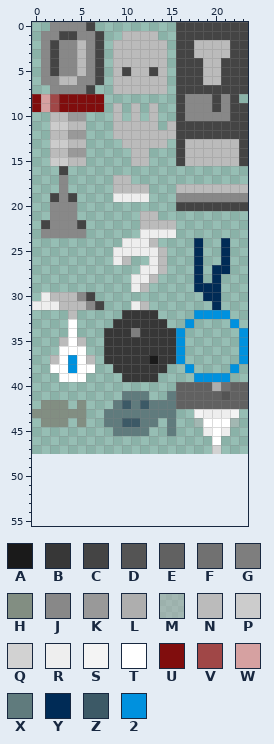
Pixel-art sprite: assets/img/objects.png. Above is the file before it was changed.
The file is 24x48 pixels. Pixels under 10% opacity are left out. Colours within 5 levels of each other are drawn and written as one. The old version is drawn lined up with the new one, on the new canvas.
Palette (. is transparent): A #1a1a1a  B #373737  C #444444  D #545454  E #616161  F #717171  G #7e7e7e  H #828e82  J #888888  K #999999  L #aeaeae  M #b0b0b077  N #bbbbbb  P #cccccc  Q #d2d2d2  R #eeeeee  S #f4f4f4  T #ffffff  U #800d0d  V #a04747  W #d6a1a1  X #607b7d  Y #002b56  Z #3c5966  2 #0091de
Pixels before, first column x 0:
 0 ..JJJJC.........CCCCCCCC
 1 .JJCCJJC..NNNN..CCCCCCCC
 2 .JCJJNJC.NNNNNN.CCNNNNCC
 3 .JCJJNJC.NNNNNN.CCNNNNCC
 4 .JCJJNJC.NNNNNN.CCCNNCCC
 5 .JCJJNJC.NCNNCN.CCCNNCCC
 6 .JJNNJJC.NNNNNN.CCCNNCCC
 7 ..JJJJC..NNNNNN.CCCCCCCC
 8 UWVUUUUU........CJJJCJC.
 9 UWVUUUUU.N.N.N..CJJJCJCC
10 ..NNKK...N.N.N..CJJJJJCC
11 ..PPNN...NNNNN.NCCCCCCCC
12 ..NNKK...NNNNNNNCCCCCCCC
13 ..PPNN....NNNNN.CNNNNNNC
14 ..NNKK.....NN...CNNNNNNC
15 ..PPNN.....NN...CNNNNNNC
16 ...C....................
17 ...J.....NN.............
18 ...J.....NNNN...NNNNNNNN
19 ..CJC....RRRR...JJJJJJJJ
20 ..JJJ...........CCCCCCCC
21 ..JJJ.......NN..........
22 .CJJJC......NNNN........
23 .JJJJJ......RRRR........
24 ..........RRRN....Y..Y..
25 .........RRRRRN...Y..Y..
26 .........RN..RN...Y..Y..
27 ............RRN...Y.YY..
28 ...........RRN....Y.Y...
29 ...........RN.....YYY...
30 .RNNNJC............YY...
31 RRRNNNJC...RN.......Y...
32 ....N.....BBBB....2222..
33 ....T....BBBBBB..2....2.
34 ....T...BBBGBBBB2......2
35 ...NTN..BBBBBBBB2......2
36 ...TTT..BBBBBBBB2......2
37 ..NT2TN.BBBBBABB2......2
38 ..TT2TT..BBBBBB..2....2.
39 ...TTT....BBBB....2222..
40 ................EEEELFEE
41 ..........XXX..XEEEEEDEE
42 .HHH.H...XZXZXXXEEEEEEEE
43 HHHHHH..XXXXXXXX..SRRRS.
44 .HHH.H..XXZZXX.X..MTTTM.
45 .........XXXX..X...RTR..
46 ....................T...
47 ....................Q...
After:
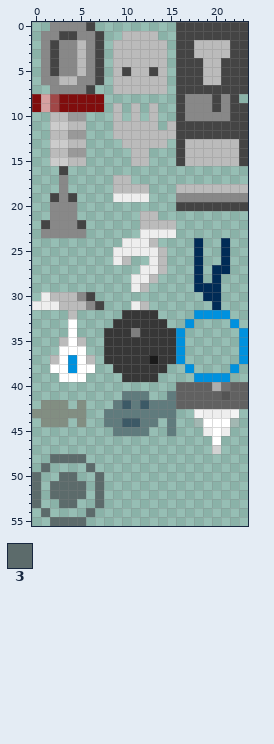
Colours new in this view: 3 #5c6b6b
Diff:
{"change": "canvas 24x48 -> 24x56"}
{"y":48,"x":2,"old":"....","new":"3333"}
{"y":49,"x":1,"old":".","new":"3"}
{"y":49,"x":6,"old":".","new":"3"}
{"y":50,"x":0,"old":".","new":"3"}
{"y":50,"x":3,"old":"..","new":"33"}
{"y":50,"x":7,"old":".","new":"3"}
{"y":51,"x":0,"old":".","new":"3"}
{"y":51,"x":2,"old":"....","new":"3333"}
{"y":51,"x":7,"old":".","new":"3"}
{"y":52,"x":0,"old":".","new":"3"}
{"y":52,"x":2,"old":"....","new":"3333"}
{"y":52,"x":7,"old":".","new":"3"}
{"y":53,"x":0,"old":".","new":"3"}
{"y":53,"x":3,"old":"..","new":"33"}
{"y":53,"x":7,"old":".","new":"3"}
{"y":54,"x":1,"old":".","new":"3"}
{"y":54,"x":6,"old":".","new":"3"}
{"y":55,"x":2,"old":"....","new":"3333"}
{"label":"added","picture_box":[32,454,104,526]}
